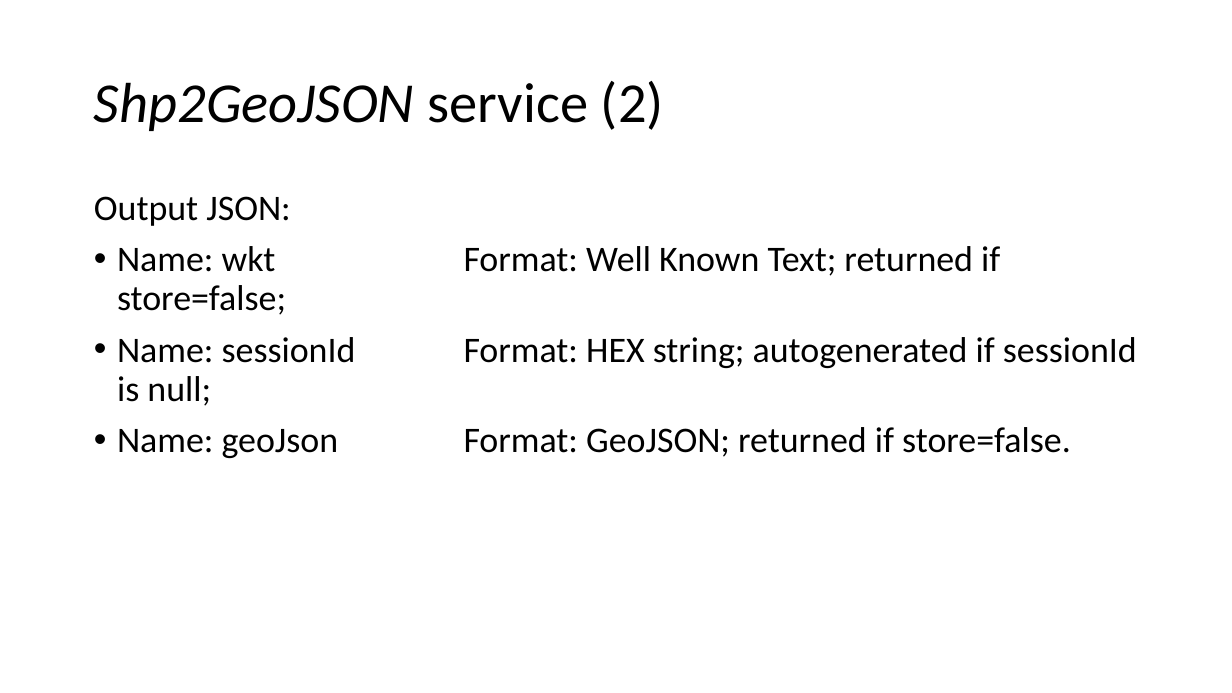
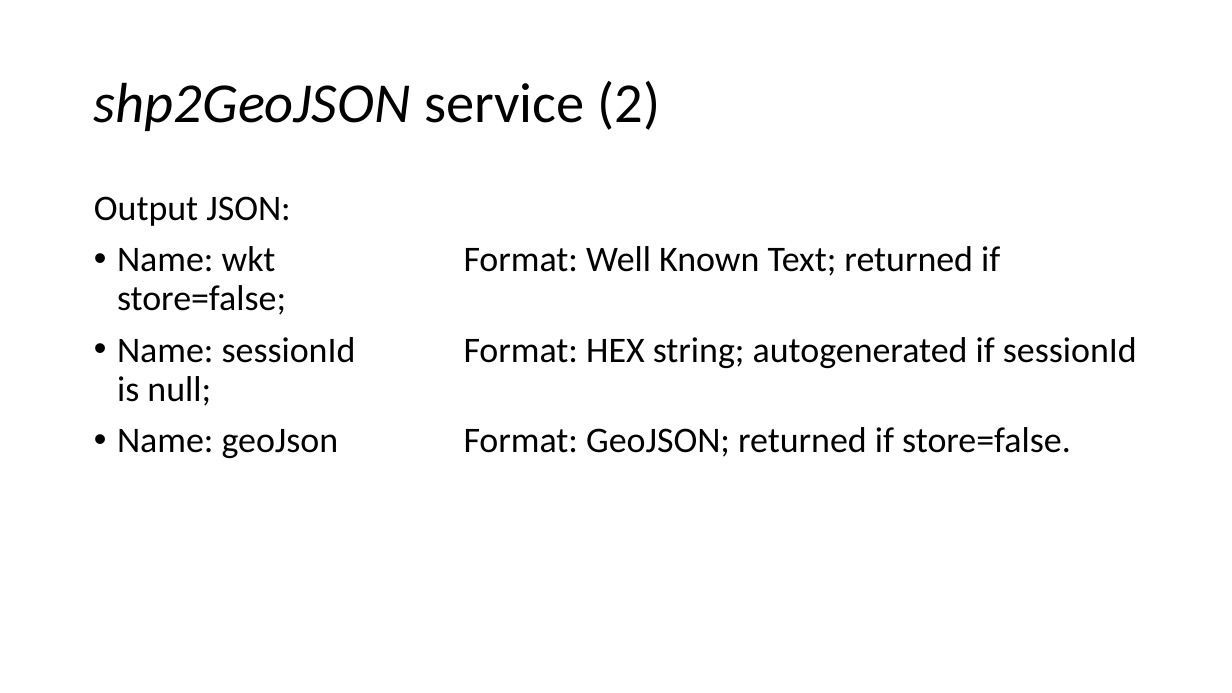
Before and after one commit to smallAreaHealthStatisticsUnit/rapidInquiryFacility, a slide deck: slide 24 of rifNodeServices/NodeGeoSpatialServices.pptx. Drawn at 1232x693 pixels with LibreOffice and Linux fonts; fonts in the diff are those of the drawing. Boxes give left, top, right and bottom in pixels: in the first picture for what was removed or moved away, otherwise in the second. Text is boxed around its words. In the diff, an @@ line names an element or a change of style, - is before the commit and + after.

```diff
--- a/rifNodeServices/NodeGeoSpatialServices.pptx
+++ b/rifNodeServices/NodeGeoSpatialServices.pptx
@@ title at (94, 81, 660, 131): text changed @@
-Shp2GeoJSON service (2)
+shp2GeoJSON service (2)
```
Also in this commit, not shown: 5 other slides changed, 3 other files.
